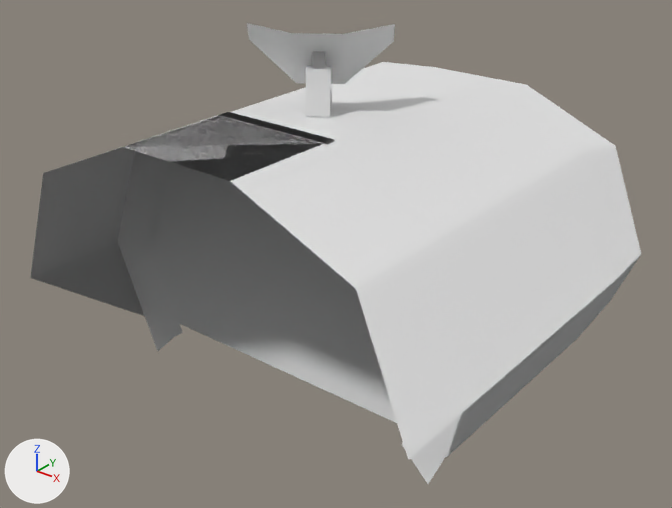
An edit to the glTF model game/assets/objects/crashnose.glb, drawn before and after from the same camera.
The view is the same before and after, from a camera (50 mm lens) standing at (27.7, -53.0, 28.8) and looking at (-5.3, -11.8, 3.2). Arrows for +X, +Y and +Z are at lower left; the lights stay in place. The first picture is the older version. Where no turn or scale is listed for an object, it has been applied to the vertices. Vertices at exactly the same position are counted once.

The first picture shows 'Crash Nose01', 'radar'.
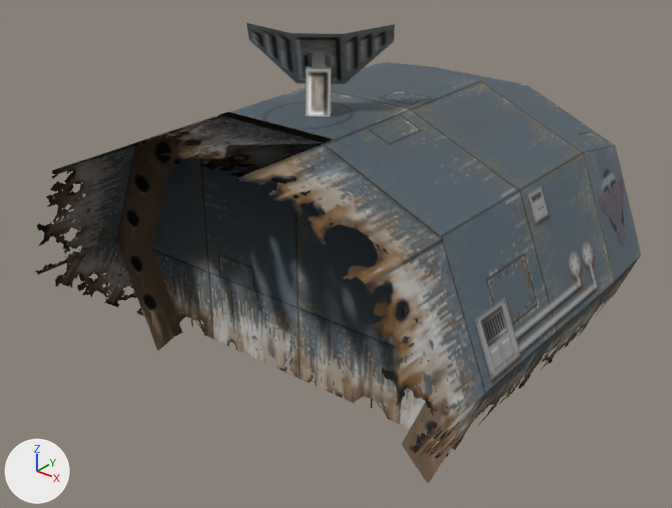
The change, as JSON lines over the scene's bpy script:
```json
{"op": "add", "block": "img_image_0", "code": ["img_image_0 = load_image('Image_0', '_unpacked/Image_0', 128, 128, 'sRGB')"]}
{"op": "add", "block": "img_image_1", "code": ["img_image_1 = load_image('Image_1', '_unpacked/Image_1', 128, 128, 'sRGB')"]}
{"op": "add", "block": "img_image_3", "code": ["img_image_3 = load_image('Image_3', '_unpacked/Image_3', 128, 128, 'sRGB')"]}
{"op": "add", "block": "img_image_2", "code": ["img_image_2 = load_image('Image_2', '_unpacked/Image_2', 128, 128, 'sRGB')"]}
{"op": "add", "block": "mat_mech", "code": ["mat_mech = bpy.data.materials.new('mech')", "# uses the picture img_image_0"]}
{"op": "add", "block": "mat_mech_001", "code": ["mat_mech_001 = bpy.data.materials.new('mech.001')", "# uses the picture img_image_1"]}
{"op": "add", "block": "mat_mech_003", "code": ["mat_mech_003 = principled_material('mech.003')", "mat_mech_003.texture = img_image_3", "mat_mech_003.metallic = 0.3", "mat_mech_003.roughness = 0.6"]}
{"op": "add", "block": "mat_mech_002", "code": ["mat_mech_002 = principled_material('mech.002')", "mat_mech_002.texture = img_image_2", "mat_mech_002.metallic = 0.3", "mat_mech_002.roughness = 0.6"]}
{"block": "me_crash_nose01", "where": "me_crash_nose01.from_pydata(...)  # 80 vertices, 109 faces; spans x -17.3..10.0, y -22.8..13.1, z -3.8..13.8"}
{"block": "me_crash_nose01", "where": "# used by ob_crash_nose01; location = (0.0, -3.12, 0.0)"}
{"block": "me_crash_nose01", "change": "me_crash_nose01 part 1"}
{"block": "me_crash_nose01", "change": "11 faces are deleted"}
{"block": "me_crash_nose01", "change": "3 new faces join them, mat_mech"}
{"block": "me_crash_nose01", "change": "5 new faces join them, mat_mech_001"}
{"block": "me_crash_nose01", "change": "2 new faces join them, mat_mech_002 (picture img_image_2)"}
{"block": "me_crash_nose01", "change": "1 new face joins them, mat_mech_003 (picture img_image_3)"}
{"block": "me_crash_nose01", "change": "me_crash_nose01 part 2: 21 faces spanning x -17.3..10.0, y -16.2..-15.5, z -3.8..13.8 switch from no material to mat_mech"}
{"block": "me_crash_nose01", "change": "me_crash_nose01 part 3: 48 faces spanning x -17.3..10.0, y -22.8..13.1, z -1.4..13.8 switch from no material to mat_mech_001"}
{"block": "me_crash_nose01", "change": "me_crash_nose01 part 4: 22 faces spanning x -17.3..10.0, y -16.2..9.5, z 1.2..13.7 switch from no material to mat_mech_002 (picture img_image_2)"}
{"block": "me_crash_nose01", "change": "me_crash_nose01 part 5: 7 faces spanning x -17.3..10.0, y -16.2..4.8, z 2.5..10.7 switch from no material to mat_mech_003 (picture img_image_3)"}
{"block": "me_radar", "where": "me_radar.from_pydata(...)  # 26 vertices, 28 faces; spans x -4.81..2.08, y -1.29..4.35, z -0.17..4.2"}
{"op": "add", "block": "me_radar", "code": "me_radar.materials.append(mat_mech)"}
```

Boxes (x1, y1, x2, y2) around the edits, measured in the pictures (672 x 508 px; the box of a moved part takes in the faces that stretch with it):
```json
{"object": "radar", "change": "recoloured", "before": [247, 23, 395, 117], "after": [247, 23, 395, 117], "on screen": "white to grey"}
{"part": 1, "of": "me_crash_nose01", "change": "moved or reshaped", "before": [44, 115, 218, 252], "after": [52, 115, 218, 252]}
{"part": 2, "of": "me_crash_nose01", "change": "recoloured", "before": [118, 112, 486, 484], "after": [118, 112, 486, 484]}
{"part": 3, "of": "me_crash_nose01", "change": "recoloured", "before": [35, 116, 641, 459], "after": [35, 116, 641, 459], "on screen": "darker"}
{"part": 4, "of": "me_crash_nose01", "change": "recoloured", "before": [153, 62, 615, 336], "after": [153, 62, 615, 347], "on screen": "darker"}
{"part": 5, "of": "me_crash_nose01", "change": "recoloured", "before": [443, 146, 641, 392], "after": [443, 146, 641, 392], "on screen": "darker"}
```
